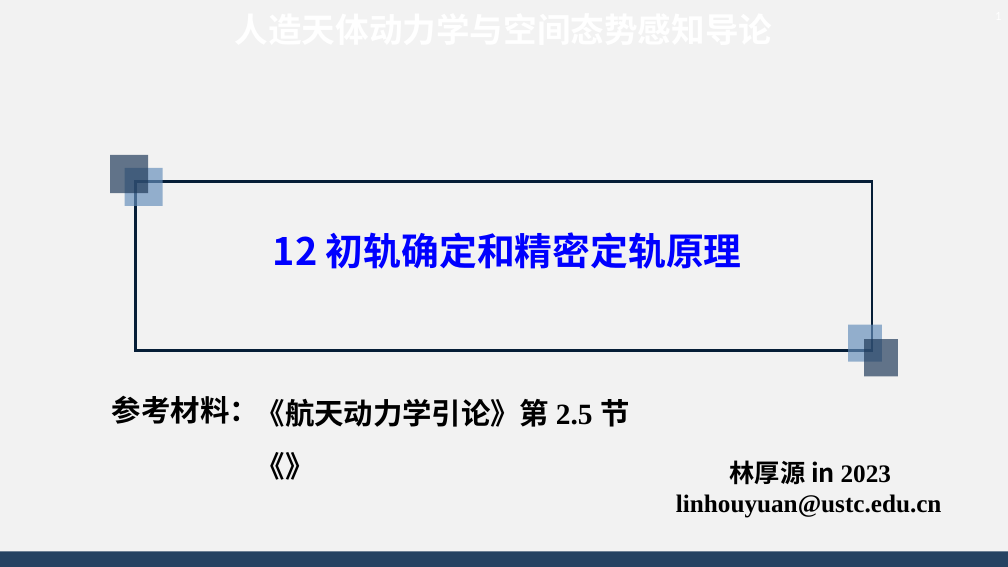
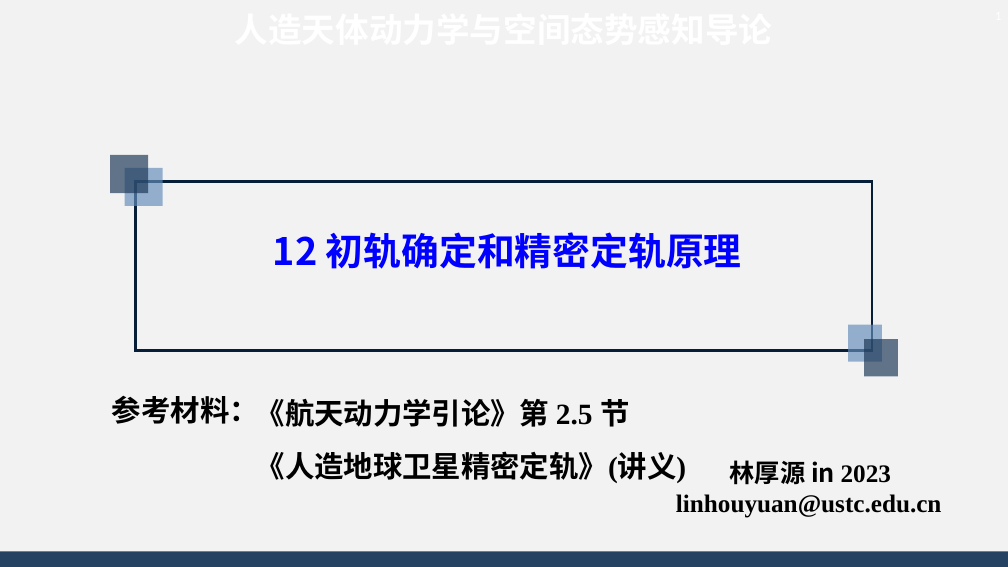
Before and after one commit to AsBackup/DAOSSA, a slide deck: slide 1 of 12 初轨确定和精密定轨原理.pptx. Drawn at 1008x567 pixels with LibreOffice and Linux fonts; fonts in the diff are those of the drawing; background and template pictures are left out. Boxes give left, top, right and bottom in pixels: in the first picture for what was removed or moved away, otherwise in the second. Text is boxed around its words. In the diff, an @@ line names an element or a change of style, - is before the commit and + after.

```diff
--- a/12 初轨确定和精密定轨原理.pptx
+++ b/12 初轨确定和精密定轨原理.pptx
@@ text at (256, 451, 687, 483): text changed @@
-《》
+《人造地球卫星精密定轨》(讲义)
```
Also in this commit, not shown: 4 other slides changed, 13 slides added, 6 slides removed, 5 other files.
